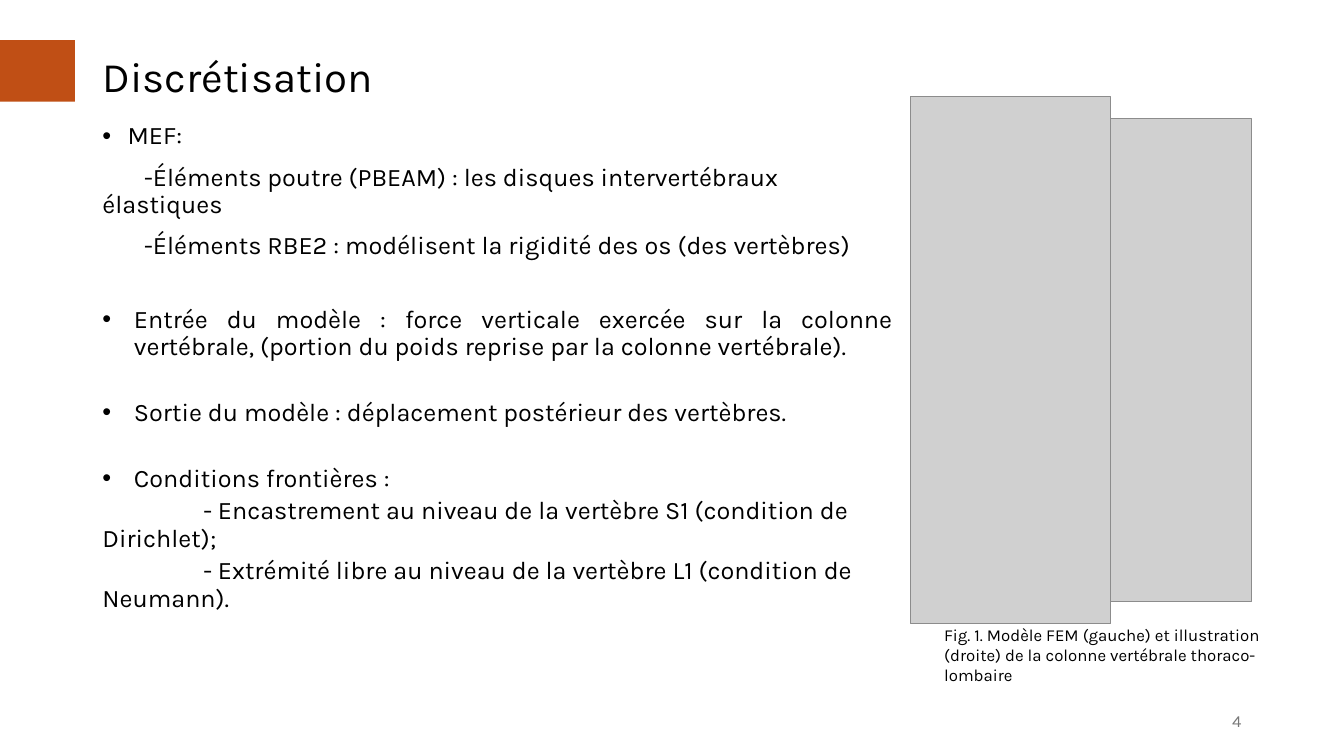
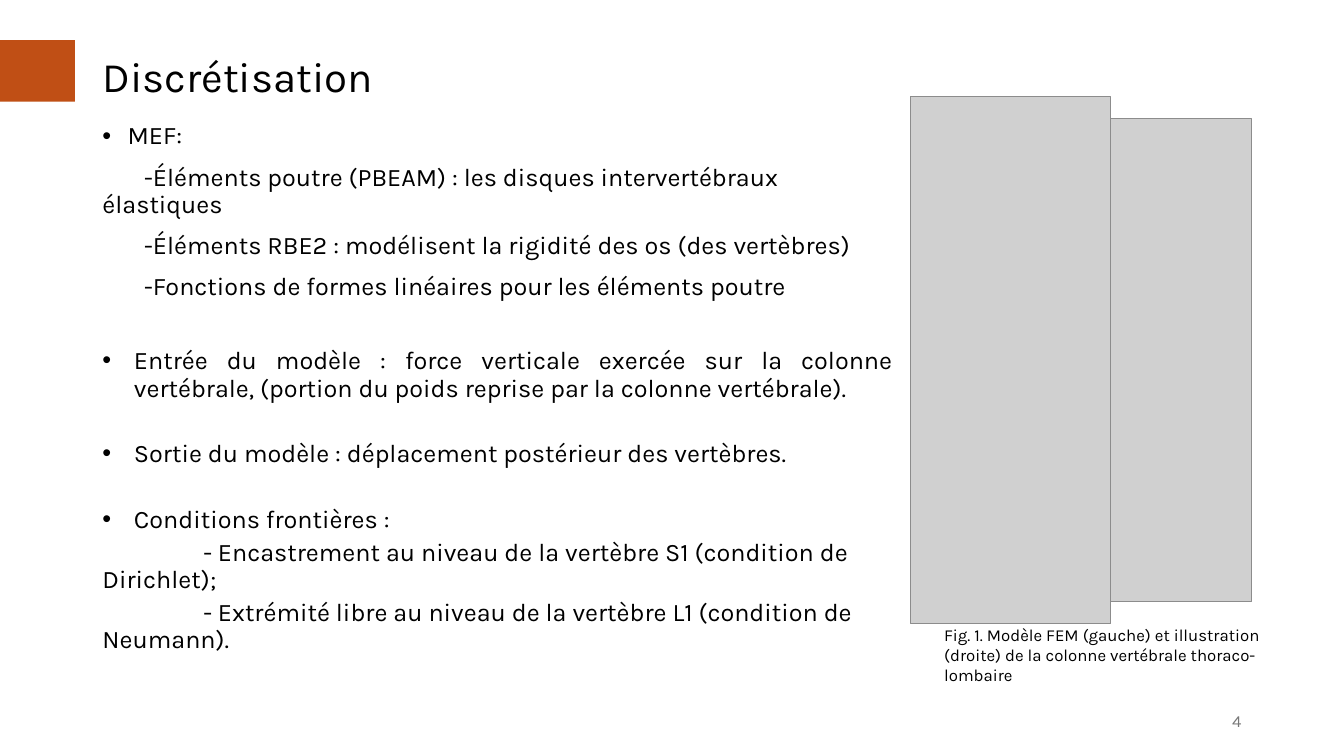
Before and after one commit to AcileSf/MEC8211ProjetFinal, a slide deck: slide 4 of Presentation_Projet.pptx. Drawn at 1344x756 pixels with LibreOffice and Linux fonts; fonts in the diff are those of the drawing; grey boxes stand for pictures. Boxes give left, top, right and bottom in pixels: in the first picture for what was removed or moved away, otherwise in the second. Text is boxed around its words. In the diff, an @@ line names an element or a change of style, - is before the commit and + after.

```diff
--- a/Presentation_Projet.pptx
+++ b/Presentation_Projet.pptx
@@ text at [144, 276, 785, 301]: paragraph added @@
+-Fonctions de formes linéaires pour les éléments poutre
```
